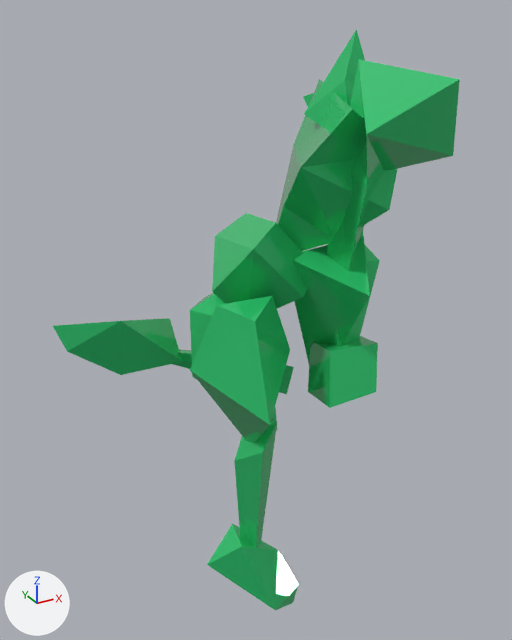
Two versions of the glTF model assets/models/poly/poly.glb, one commit apart.
Camera for both pictures: a 50 mm lens placed at (-0.291, -0.521, 0.625), pointed at (0.007, 0.021, 0.354). Every picture has the same lights, and +X, +Y and +Z are marked at lower left.

The older version as bpy lines, for what is in view:
```python
mat_material__25_002 = principled_material('Material__25.002')
mat_material__25_002.base_color = (0.0332, 0.625, 0.184)  # green #33cf77
mat_material__25_002.metallic = 0.26
mat_material__25_002.roughness = 0.0
me_samuspoly_002 = bpy.data.meshes.new('samuspoly.002')
me_samuspoly_002.from_pydata(...)  # 118 vertices, 173 faces; spans x -0.178..0.194, y -0.114..0.108, z 0.002..0.61
me_samuspoly_002.materials.append(mat_material__25_002)  # green #33cf77
ob_samuspoly_002 = bpy.data.objects.new('samuspoly.002', me_samuspoly_002)
ob_samuspoly_002.location = (0.0, 0.0, 0.0)
```
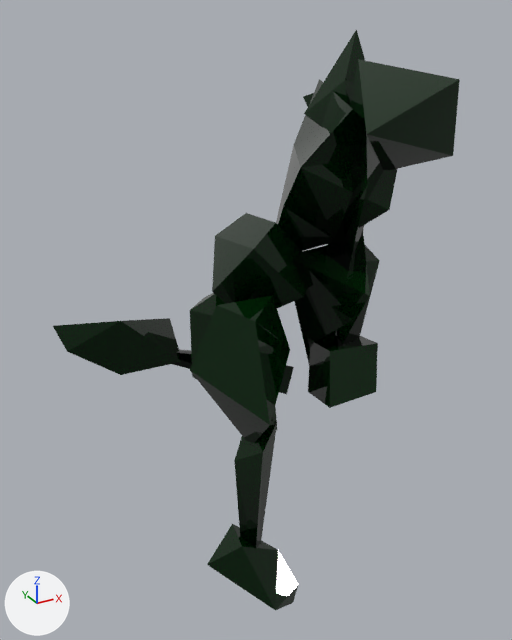
Location of each change, [x1, y1, x2, y2] in pixels of the pictures (512 x 640 px):
'samuspoly.002', recoloured: [53, 29, 460, 610] in both

The change, as a list of edits to the scene's bpy script:
```text
Change mat_material__25_002:
    where n0 = _N.new('ShaderNodeBsdfPrincipled'); n0.name = 'Principled BSDF'
    remove n0.inputs[0].default_value = (0.0332, 0.625, 0.184, 1.0)  # 'Base Color', green #33cf77
    add n2 = _N.new('ShaderNodeMix'); n2.name = 'Mix'
    add n2.data_type = 'RGBA'
    add n2.blend_type = 'MULTIPLY'
    add n2.inputs[0].default_value = 1.0  # 'Factor'
    add n2.inputs[7].default_value = (0.0332, 0.625, 0.184, 1.0)  # 'B', green #33cf77
    add n3 = _N.new('ShaderNodeVertexColor'); n3.name = 'Color Attribute'
    add _L.new(n2.outputs[2], n0.inputs[0])  # 'Result' to 'Base Color'
    add _L.new(n3.outputs[0], n2.inputs[6])  # 'Color' to 'A'
```
